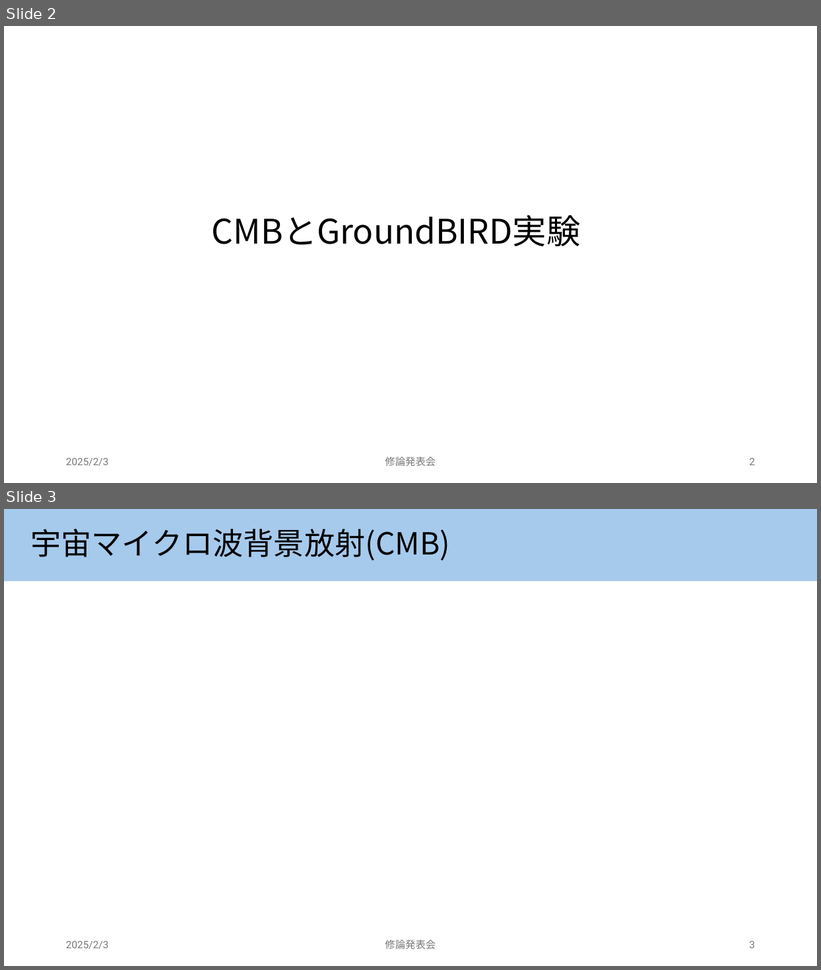
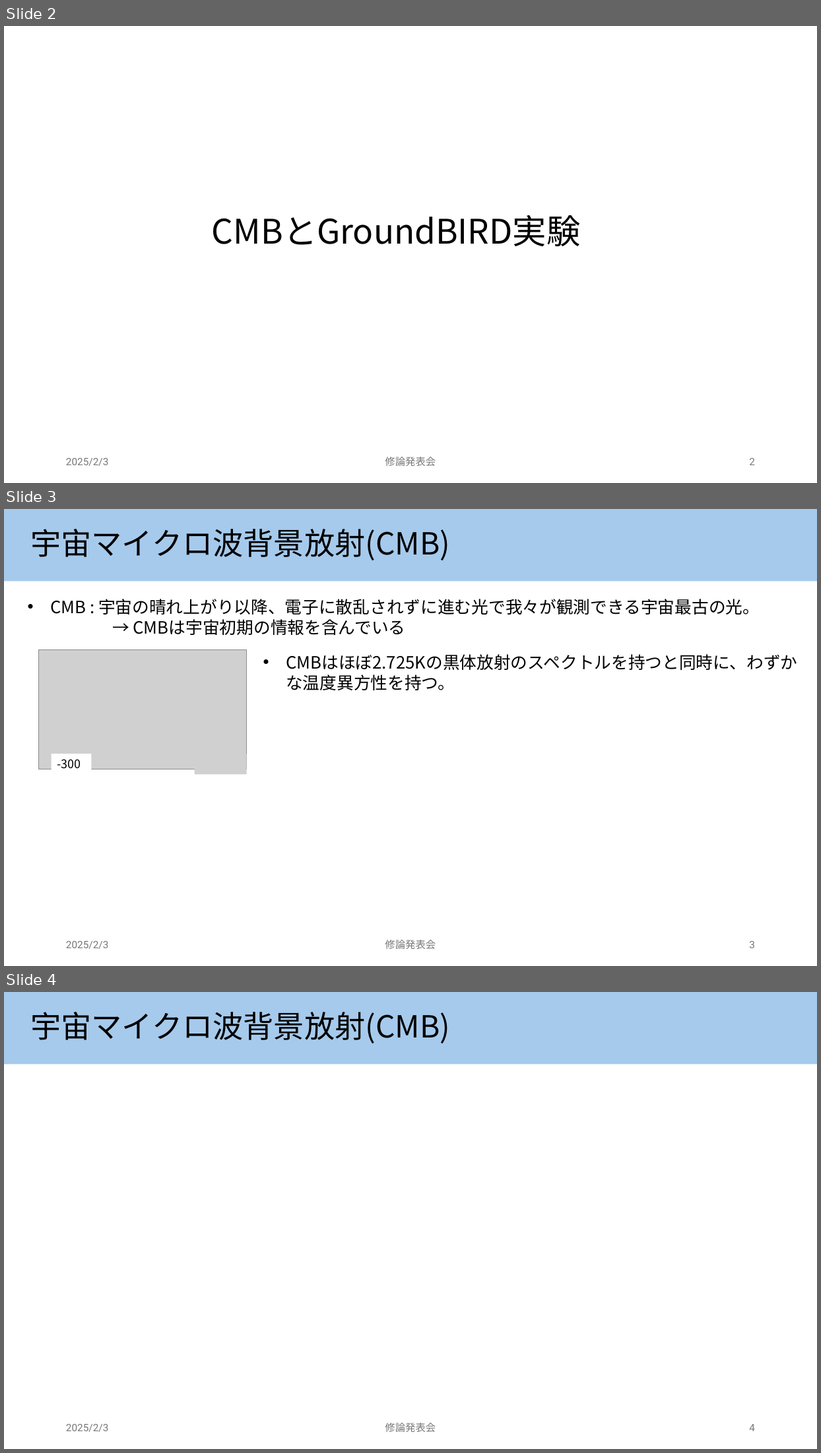
Before and after one commit to keisuke0821/master_thesis, a slide deck: mt_presentation.pptx. Shown one above the other, each under a label of ours: slides 2 and 3 before the commit, slides 2, 3 and 4 after it. The pictures are 821x970 and 821x1453 pixels, drawn with LibreOffice and Linux fonts; fonts in the diff are those of the drawing; grey boxes stand for pictures. Boxes give left, top, right and bottom in pixels: in the first picture for what was removed or moved away, otherwise in the second. Text is boxed around its words. In the diff, an @@ line names an element or a change of style, - is before the commit and + after.

Commit message:
Commit at 2025-01-26 17:00:00

```diff
--- a/mt_presentation.pptx
+++ b/mt_presentation.pptx
@@ slide 3 added at (4,509,817,966), background #FFFFFF @@
@@ title added at (4,509,817,581), fill #A6CAEC, 36 pt, text #000000 @@
+宇宙マイクロ波背景放射(CMB)
@@ text added at (50,599,760,635), 20 pt, text #000000 @@
+• CMB : 宇宙の晴れ上がり以降、電子に散乱されずに進む光で我々が観測できる宇宙最古の光。
+→ CMBは宇宙初期の情報を含んでいる
@@ picture added at (38,650,247,770) @@
@@ text added at (286,654,797,691), 20 pt, text #000000 @@
+• CMBはほぼ2.725Kの黒体放射のスペクトルを持つと同時に、わずかな温度異方性を持つ。
@@ rectangle added at (51,755,91,775), fill #FFFFFF, 14 pt, text #000000 @@
+-300
@@ picture added at (194,755,247,775) @@
@@ text added at (66,941,109,949), 12 pt, text #797979 @@
+2025/2/3
@@ text added at (385,940,436,949), 12 pt, text #797979 @@
+修論発表会
@@ page number added at (749,941,755,949), 12 pt, text #797979 @@
+3
@@ what was slide 3 is now slide 4 @@
@@ page number at (749,1424,755,1432): text changed @@
-3
+4
```
Also in this commit, not shown: 4 other slides added.
